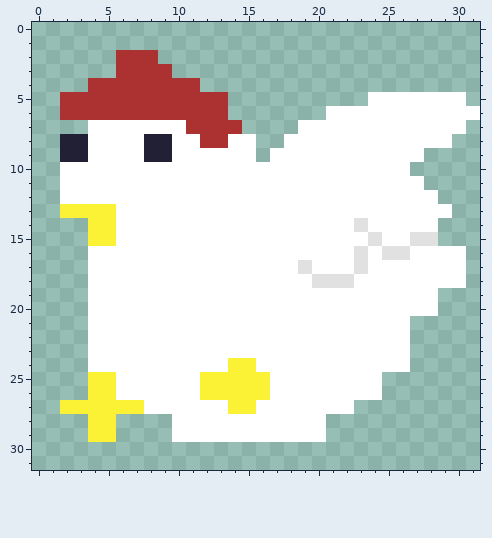
A pixel-art sprite gets an edit: assets/Assets/images/skills/pollo.png. The first picture shows the starting point.
The file is 32x32 pixels.
And afterwards:
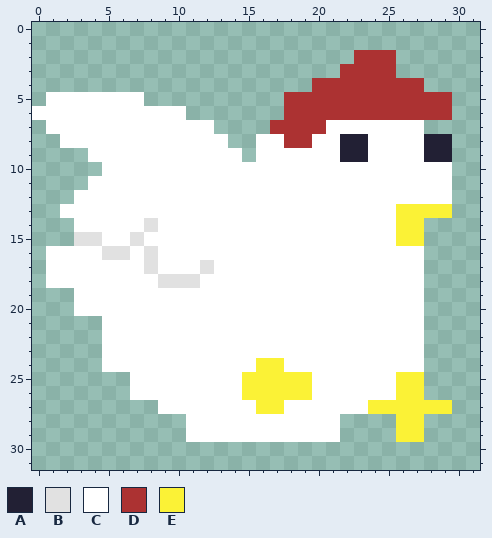
Palette (. is transparent): A #222034  B #e1e1e1  C #ffffff  D #ac3232  E #fbf236
What changed:
Changed rows in their new state; - is an unchanged pixel.
first column x 0:
 2 ------...--------------DDD------
 3 ------....------------DDDD------
 4 ----........--------DDDDDDDD----
 5 -CCCCCCC......----DDDDDDDDDDDD.-
 6 CCCCCCCCCCC...----DDDDDDDDDDDD..
 7 -CCC-------CC..--DDDD-------...-
 8 --CC----CC--CC..CCDD--AA----AA--
 9 --..----CC-----.C-----AA----AA--
10 --...----------------------CCC--
11 --..------------------------CC--
12 --.--------------------------C--
13 --CCCC--------------------EEEE--
14 ---CCC--B--------------C--EE.---
15 ---BBC-B----------------C-EE.---
16 -CCC-BB-B--------------C-CC-...-
17 -CCC----B---B------C---C----...-
18 -CCC-----BBB--------CCC-----...-
19 ---C------------------------.---
20 ---C------------------------.---
21 ----.----------------------C----
22 ----.----------------------C----
23 ----.----------------------C----
24 ----.---------CCEE---------C----
25 ----...-----CCC--EEE-----CEE----
26 ----...-----CCC--EEE-----CEE----
27 --.......-----CCEE-----CEEEEEE--
28 ----..----.----------C----EE----
29 ----..----.----------C----EE----
Where, in picture pixels (left, top, right, bottom), the same in both pictures:
changed: (32, 50, 480, 442)
